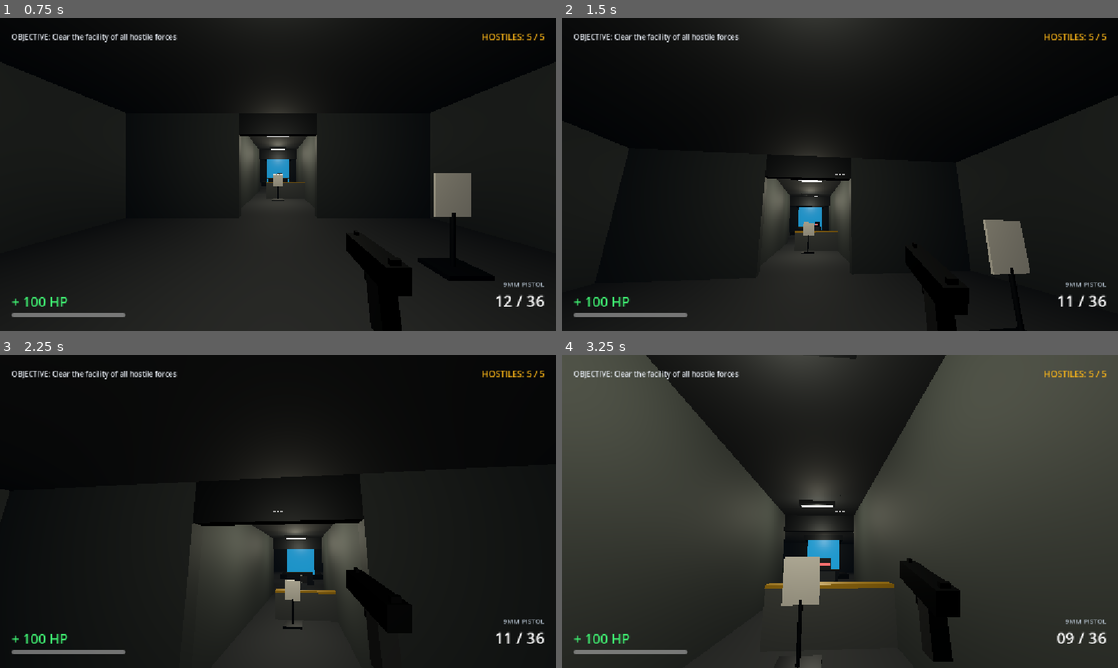
Above: before the commit, frames 1-4 (two rows, left to right).
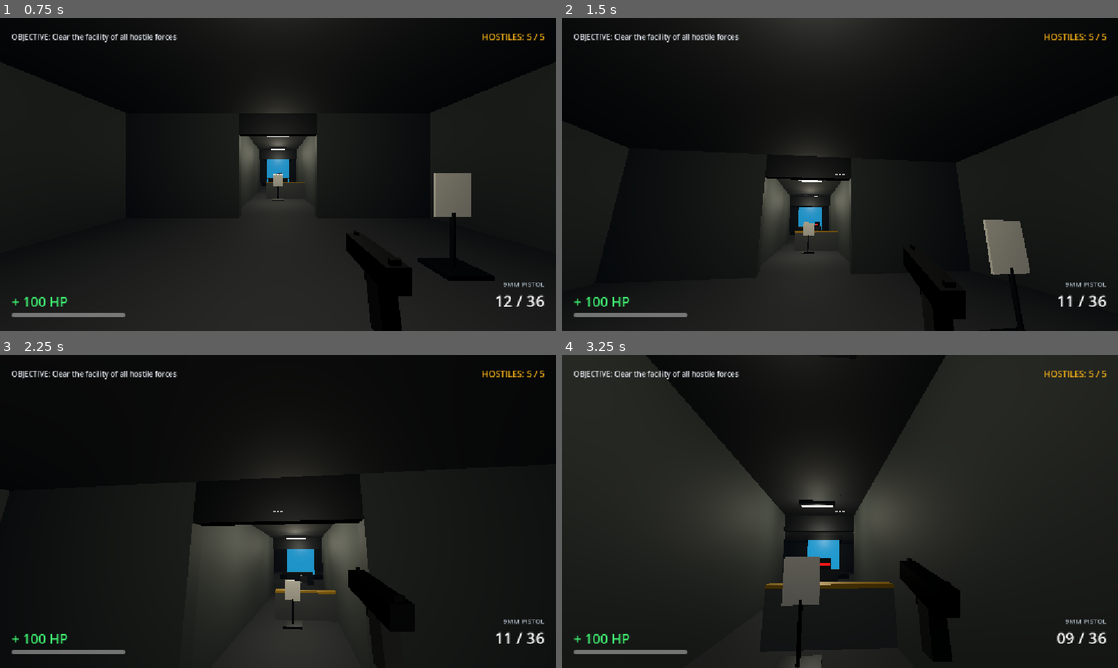
Above: after the commit, the same moments.

Repository: ProgrammerZain/OperationLastStand
Game: Godot game, scene res://scenes/ui/main_menu.tscn
Same seed, same stepped clock (60 frames per second), same inputs: the game is played once before the commit and once after it.
Inputs (mouse positions are in pixels of both pictures, inside the frame that each line leads up to):
- Up to frame 1 (0.75 s): click "START MISSION" at 0.5 s
- Up to frame 2 (1.5 s): tap Enter at 1.25 s; move the mouse to (867, 174) at 1.27 s; press the mouse at (867, 174) at 1.28 s; hold W (move_forward) from 1.28 s (still down)
- Up to frame 3 (2.25 s): keep holding W (move_forward); tap Space (jump) at 1.52 s; tap Shift (sprint) at 1.55, 2.1 s; move the mouse to (250, 511) at 2.02 s; release the mouse at (250, 511) at 2.03 s
- Up to frame 4 (3.25 s): keep holding W (move_forward); tap Space (jump) at 2.27 s; click (812, 511) at 2.3 s; move the mouse to (851, 505) at 2.77 s; press the mouse at (851, 505) at 2.78 s; tap Shift (sprint) at 3.05 s

Frame 1 is identical in both runs. In frame 2, less than 0.1% of the frame differs, in the area x 45-73%, y 65-100%; in frame 3, 0.1%; in frame 4, 37%, in the area x 0-100%, y 0-96%.
Error before the commit: Invalid call to function 'take_damage' in base 'StaticBody3D (ShootingTarget)'. Expected 3 argument(s). (res://scenes/enemies/enemy_soldier.gd:209)
Error after the commit: Invalid call to function 'take_damage' in base 'StaticBody3D (ShootingTarget)'. Expected 3 argument(s). (res://scenes/enemies/enemy_soldier.gd:223)

Commit message:
feat: Implement the final polish milestone(6).

Diff:
--- a/scenes/enemies/enemy_soldier.gd
+++ b/scenes/enemies/enemy_soldier.gd
@@ -27,6 +27,8 @@
 @onready var visuals: Node3D = $Visuals
 @onready var torso_mesh: MeshInstance3D = $Visuals/Torso
 @onready var visor_mesh: MeshInstance3D = $Visuals/Head/Visor
+@onready var leg_l: MeshInstance3D = $Visuals/LegL
+@onready var leg_r: MeshInstance3D = $Visuals/LegR
 @onready var muzzle_flash: Node3D = $Visuals/Weapon/MuzzleFlash
 @onready var audio_shoot: AudioStreamPlayer3D = $AudioShoot
 @onready var audio_hurt: AudioStreamPlayer3D = $AudioHurt
@@ -44,6 +46,12 @@
 var path_update_timer: float = 0.0
 var flash_timer: SceneTreeTimer = null
 var default_torso_mat: Material
+var active_visor_mat: StandardMaterial3D = null
+
+# Polish & Animation State
+var walk_time: float = 0.0
+var flinch_rot: Vector3 = Vector3.ZERO
+var flinch_pos: Vector3 = Vector3.ZERO
 
 func _ready() -> void:
 	current_health = max_health
@@ -51,6 +59,11 @@
 
 	if torso_mesh:
 		default_torso_mat = torso_mesh.get_active_material(0)
+	if visor_mesh:
+		var base_mat = visor_mesh.get_active_material(0)
+		if base_mat:
+			active_visor_mat = base_mat.duplicate() as StandardMaterial3D
+			visor_mesh.material_override = active_visor_mat
 	if muzzle_flash:
 		muzzle_flash.visible = false
 
@@ -86,6 +99,7 @@
 			_process_attack(delta)
 
 	move_and_slide()
+	_animate_visuals(delta)
 
 # ================= STATE: PATROL =================
 func _process_patrol(delta: float) -> void:
@@ -243,6 +257,41 @@
 	# If no world obstacle intersects, LOS is clear
 	return result.is_empty()
 
+func _animate_visuals(delta: float) -> void:
+	# Flinch recovery
+	flinch_rot = flinch_rot.lerp(Vector3.ZERO, 10.0 * delta)
+	flinch_pos = flinch_pos.lerp(Vector3.ZERO, 10.0 * delta)
+	visuals.rotation = flinch_rot
+	visuals.position = flinch_pos
+
+	# Procedural walk animation
+	var horizontal_speed: float = Vector2(velocity.x, velocity.z).length()
+	if horizontal_speed > 0.1 and is_on_floor():
+		var cycle_speed: float = 10.0 if current_state == State.CHASE else 6.0
+		walk_time += delta * cycle_speed
+		if leg_l:
+			leg_l.rotation.x = sin(walk_time) * deg_to_rad(28.0)
+		if leg_r:
+			leg_r.rotation.x = -sin(walk_time) * deg_to_rad(28.0)
+		if torso_mesh:
+			torso_mesh.position.y = 1.05 + abs(sin(walk_time)) * 0.03
+	else:
+		walk_time = 0.0
+		if leg_l:
+			leg_l.rotation.x = lerpf(leg_l.rotation.x, 0.0, 10.0 * delta)
+		if leg_r:
+			leg_r.rotation.x = lerpf(leg_r.rotation.x, 0.0, 10.0 * delta)
+		if torso_mesh:
+			torso_mesh.position.y = lerpf(torso_mesh.position.y, 1.05, 10.0 * delta)
+
+	# Visor emission pulse during alert states
+	if visor_mesh and active_visor_mat:
+		if current_state == State.CHASE or current_state == State.ATTACK:
+			var pulse: float = 1.2 + 0.8 * sin(Time.get_ticks_msec() * 0.009)
+			active_visor_mat.emission_energy_multiplier = pulse
+		else:
+			active_visor_mat.emission_energy_multiplier = 0.8
+
 func take_damage(amount: float, _hit_pos: Vector3 = Vector3.ZERO, _hit_normal: Vector3 = Vector3.UP) -> void:
 	if current_state == State.DEAD:
 		return
@@ -259,8 +308,14 @@
 		audio_hurt.pitch_scale = randf_range(0.95, 1.1)
 		audio_hurt.play()
 
-	# Visual damage flash
+	# Visual damage flash & flinch stagger
 	_flash_red()
+	flinch_rot = Vector3(
+		randf_range(-0.20, -0.08),
+		randf_range(-0.12, 0.12),
+		randf_range(-0.16, 0.16)
+	)
+	flinch_pos = Vector3(0.0, 0.0, 0.08)
 
 	if current_health <= 0.0:
 		die()
@@ -293,8 +348,8 @@
 
 	# Collapse backward onto floor
 	if visuals:
-		visuals.rotation.x = -deg_to_rad(85.0)
-		visuals.position.y = -0.7
+		visuals.rotation = Vector3(-deg_to_rad(85.0), 0.0, 0.0)
+		visuals.position = Vector3(0.0, -0.7, 0.0)
 
 	print("[ENEMY KILLED] Enemy eliminated!")
 	enemy_died.emit(self)
--- a/scenes/levels/facility_level.gd
+++ b/scenes/levels/facility_level.gd
@@ -3,6 +3,9 @@
 
 @onready var nav_region: NavigationRegion3D = $NavigationRegion3D
 @onready var enemies_container: Node3D = $Enemies
+@onready var flickering_light: OmniLight3D = get_node_or_null("LightFixtures/Light_Corridor_1/OmniLight3D")
+
+var flicker_timer: float = 0.0
 
 func _ready() -> void:
 	# Ensure navigation mesh is synchronized
@@ -13,3 +16,18 @@
 	if enemies_container:
 		var enemies: Array = enemies_container.get_children()
 		GameManager.register_level_enemies(enemies)
+
+func _exit_tree() -> void:
+	var amb: AudioStreamPlayer = get_node_or_null("AmbientAudio") as AudioStreamPlayer
+	if amb:
+		amb.stop()
+
+func _process(delta: float) -> void:
+	if flickering_light:
+		flicker_timer -= delta
+		if flicker_timer <= 0.0:
+			flicker_timer = randf_range(0.08, 0.28)
+			if randf() > 0.82:
+				flickering_light.light_energy = randf_range(0.2, 0.6)
+			else:
+				flickering_light.light_energy = 1.4
--- a/scenes/levels/facility_level.tscn
+++ b/scenes/levels/facility_level.tscn
@@ -18,6 +18,7 @@
 [ext_resource type="PackedScene" path="res://scenes/ui/pause_menu.tscn" id="16_pause"]
 [ext_resource type="PackedScene" path="res://scenes/ui/victory_screen.tscn" id="17_victory"]
 [ext_resource type="PackedScene" path="res://scenes/ui/game_over_screen.tscn" id="18_game_over"]
+[ext_resource type="AudioStream" path="res://assets/audio/music/bunker_ambience.wav" id="19_ambience"]
 
 [sub_resource type="Environment" id="Environment_main"]
 background_mode = 1
@@ -35,7 +36,7 @@
 cell_size = 0.25
 cell_height = 0.25
 agent_radius = 0.5
-agent_height = 1.8
+agent_height = 2.0
 agent_max_climb = 0.5
 agent_max_slope = 45.0
 geometry_parsed_geometry_type = 1
@@ -877,3 +878,9 @@
 [node name="VictoryScreen" parent="UI" instance=ExtResource("17_victory")]
 
 [node name="GameOverScreen" parent="UI" instance=ExtResource("18_game_over")]
+
+[node name="AmbientAudio" type="AudioStreamPlayer" parent="."]
+stream = ExtResource("19_ambience")
+autoplay = true
+volume_db = -8.0
+bus = &"Master"
--- a/scenes/player/player.gd
+++ b/scenes/player/player.gd
@@ -35,6 +35,7 @@
 @onready var camera: Camera3D = $Head/Camera3D
 @onready var weapon_mount: Node3D = $Head/WeaponMount
 @onready var collision_shape: CollisionShape3D = $CollisionShape3D
+@onready var audio_footstep: AudioStreamPlayer3D = $AudioFootstep
 
 # State
 var current_health: float = 100.0
@@ -46,6 +47,7 @@
 var mouse_captured: bool = false
 var bob_phase: float = 0.0
 var default_camera_y: float = 0.0
+var step_timer: float = 0.0
 
 func _ready() -> void:
 	add_to_group("player")
@@ -88,6 +90,8 @@
 			deg_to_rad(min_pitch_deg),
 			deg_to_rad(max_pitch_deg)
 		)
+		if current_weapon and current_weapon.has_method("apply_sway"):
+			current_weapon.apply_sway(event.relative)
 		return
 
 	# Mouse capture on window click
@@ -145,9 +149,22 @@
 	var target_fov: float = sprint_fov if (is_sprinting and velocity.length() > walk_speed) else base_fov
 	camera.fov = lerpf(camera.fov, target_fov, fov_change_speed * delta)
 
+	var horizontal_vel: Vector2 = Vector2(velocity.x, velocity.z)
+
+	# Footsteps audio
+	var is_moving_on_floor: bool = is_on_floor() and horizontal_vel.length() > 0.5
+	if is_moving_on_floor:
+		var step_interval: float = 0.32 if is_sprinting else 0.48
+		step_timer += delta * (horizontal_vel.length() / (sprint_speed if is_sprinting else walk_speed))
+		if step_timer >= step_interval:
+			step_timer = 0.0
+			_play_footstep()
+	else:
+		step_timer = 0.25
+
+	# Head Bobbing
 	if bob_enabled:
-		var horizontal_vel: Vector2 = Vector2(velocity.x, velocity.z)
-		if is_on_floor() and horizontal_vel.length() > 0.2:
+		if is_moving_on_floor:
 			var speed_factor: float = 1.3 if is_sprinting else 1.0
 			bob_phase += delta * bob_frequency * speed_factor * (horizontal_vel.length() / walk_speed)
 			camera.position.y = default_camera_y + sin(bob_phase * TAU) * bob_amplitude
@@ -157,6 +174,11 @@
 			camera.position.y = lerpf(camera.position.y, default_camera_y, 10.0 * delta)
 			camera.position.x = lerpf(camera.position.x, 0.0, 10.0 * delta)
 
+func _play_footstep() -> void:
+	if audio_footstep:
+		audio_footstep.pitch_scale = randf_range(0.88, 1.12)
+		audio_footstep.play()
+
 func take_damage(amount: float) -> void:
 	if not is_alive:
 		return
--- a/scenes/player/player.tscn
+++ b/scenes/player/player.tscn
@@ -2,6 +2,7 @@
 
 [ext_resource type="Script" path="res://scenes/player/player.gd" id="1_script"]
 [ext_resource type="PackedScene" path="res://scenes/weapons/pistol.tscn" id="2_pistol"]
+[ext_resource type="AudioStream" path="res://assets/audio/sfx/footstep.wav" id="3_footstep"]
 
 [sub_resource type="CapsuleShape3D" id="CapsuleShape3D_player"]
 radius = 0.45
@@ -29,3 +30,9 @@
 transform = Transform3D(1, 0, 0, 0, 1, 0, 0, 0, 1, 0.22, -0.22, -0.42)
 
 [node name="Pistol" parent="Head/WeaponMount" instance=ExtResource("2_pistol")]
+
+[node name="AudioFootstep" type="AudioStreamPlayer3D" parent="."]
+stream = ExtResource("3_footstep")
+volume_db = -10.0
+max_distance = 20.0
+bus = &"Master"
--- a/scenes/ui/hud.gd
+++ b/scenes/ui/hud.gd
@@ -7,6 +7,8 @@
 
 # Center UI references
 @onready var reticle_center: ColorRect = $Crosshair/ReticleCenter
+@onready var hitmarker: Control = $Crosshair/Hitmarker
+@onready var audio_hitmarker: AudioStreamPlayer = $AudioHitmarker
 
 # Bottom-Left Health references
 @onready var health_label: Label = $BottomLeft/HealthBox/HealthLabel
@@ -69,3 +71,12 @@
 		damage_overlay.modulate = Color(1.0, 1.0, 1.0, 0.5)
 		var tween = create_tween()
 		tween.tween_property(damage_overlay, "modulate:a", 0.0, 0.25)
+
+func show_hitmarker() -> void:
+	if hitmarker:
+		hitmarker.modulate.a = 1.0
+		var tween = create_tween()
+		tween.tween_property(hitmarker, "modulate:a", 0.0, 0.12)
+	if audio_hitmarker:
+		audio_hitmarker.pitch_scale = randf_range(0.95, 1.05)
+		audio_hitmarker.play()
--- a/scenes/ui/hud.tscn
+++ b/scenes/ui/hud.tscn
@@ -1,6 +1,7 @@
 [gd_scene format=3]
 
 [ext_resource type="Script" path="res://scenes/ui/hud.gd" id="1_script"]
+[ext_resource type="AudioStream" path="res://assets/audio/sfx/hitmarker.wav" id="2_hitmarker_sfx"]
 
 [node name="GameHUD" type="CanvasLayer"]
 script = ExtResource("1_script")
@@ -148,6 +149,90 @@
 mouse_filter = 2
 color = Color(1, 1, 1, 0.6)
 
+[node name="Hitmarker" type="Control" parent="Crosshair"]
+modulate = Color(1, 1, 1, 0)
+layout_mode = 1
+anchors_preset = 8
+anchor_left = 0.5
+anchor_top = 0.5
+anchor_right = 0.5
+anchor_bottom = 0.5
+grow_horizontal = 2
+grow_vertical = 2
+mouse_filter = 2
+
+[node name="TickNW" type="ColorRect" parent="Crosshair/Hitmarker"]
+layout_mode = 1
+anchors_preset = 8
+anchor_left = 0.5
+anchor_top = 0.5
+anchor_right = 0.5
+anchor_bottom = 0.5
+offset_left = -9.0
+offset_top = -9.0
+offset_right = -4.0
+offset_bottom = -7.0
+grow_horizontal = 2
+grow_vertical = 2
+rotation = 0.785398
+mouse_filter = 2
+color = Color(1, 0.2, 0.2, 0.95)
+
+[node name="TickNE" type="ColorRect" parent="Crosshair/Hitmarker"]
+layout_mode = 1
+anchors_preset = 8
+anchor_left = 0.5
+anchor_top = 0.5
+anchor_right = 0.5
+anchor_bottom = 0.5
+offset_left = 4.0
+offset_top = -8.0
+offset_right = 9.0
+offset_bottom = -6.0
+grow_horizontal = 2
+grow_vertical = 2
+rotation = -0.785398
+mouse_filter = 2
+color = Color(1, 0.2, 0.2, 0.95)
+
+[node name="TickSW" type="ColorRect" parent="Crosshair/Hitmarker"]
+layout_mode = 1
+anchors_preset = 8
+anchor_left = 0.5
+anchor_top = 0.5
+anchor_right = 0.5
+anchor_bottom = 0.5
+offset_left = -8.0
+offset_top = 5.0
+offset_right = -3.0
+offset_bottom = 7.0
+grow_horizontal = 2
+grow_vertical = 2
+rotation = -0.785398
+mouse_filter = 2
+color = Color(1, 0.2, 0.2, 0.95)
+
+[node name="TickSE" type="ColorRect" parent="Crosshair/Hitmarker"]
+layout_mode = 1
+anchors_preset = 8
+anchor_left = 0.5
+anchor_top = 0.5
+anchor_right = 0.5
+anchor_bottom = 0.5
+offset_left = 5.0
+offset_top = 4.0
+offset_right = 10.0
+offset_bottom = 6.0
+grow_horizontal = 2
+grow_vertical = 2
+rotation = 0.785398
+mouse_filter = 2
+color = Color(1, 0.2, 0.2, 0.95)
+
+[node name="AudioHitmarker" type="AudioStreamPlayer" parent="."]
+stream = ExtResource("2_hitmarker_sfx")
+volume_db = -4.0
+
 [node name="BottomLeft" type="MarginContainer" parent="."]
 anchors_preset = 2
 anchor_top = 1.0
--- /dev/null
+++ b/scenes/weapons/bullet_tracer.gd
@@ -0,0 +1,13 @@
+extends Node3D
+
+func init_tracer(from_pos: Vector3, to_pos: Vector3) -> void:
+	global_position = from_pos
+	var distance: float = from_pos.distance_to(to_pos)
+	if distance > 0.1:
+		look_at(to_pos, Vector3.UP)
+		scale.z = distance
+
+	var tween = create_tween()
+	tween.tween_property(self, "scale:x", 0.0, 0.06)
+	tween.parallel().tween_property(self, "scale:y", 0.0, 0.06)
+	tween.tween_callback(queue_free)
--- /dev/null
+++ b/scenes/weapons/bullet_tracer.tscn
@@ -0,0 +1,15 @@
+[gd_scene format=3]
+
+[ext_resource type="Script" path="res://scenes/weapons/bullet_tracer.gd" id="1_script"]
+[ext_resource type="Material" path="res://assets/materials/mat_spark.tres" id="2_mat"]
+
+[sub_resource type="BoxMesh" id="BoxMesh_tracer"]
+material = ExtResource("2_mat")
+size = Vector3(0.015, 0.015, 1.0)
+
+[node name="BulletTracer" type="Node3D"]
+script = ExtResource("1_script")
+
+[node name="MeshInstance3D" type="MeshInstance3D" parent="."]
+transform = Transform3D(1, 0, 0, 0, 1, 0, 0, 0, 1, 0, 0, -0.5)
+mesh = SubResource("BoxMesh_tracer")
--- a/scenes/weapons/weapon_base.gd
+++ b/scenes/weapons/weapon_base.gd
@@ -1,7 +1,6 @@
 class_name WeaponBase
 extends Node3D
 
-## Signals for UI and audio systems
 signal fired(current_ammo: int, max_ammo: int)
 signal reloaded(current_ammo: int, reserve_ammo: int)
 signal ammo_changed(current_ammo: int, reserve_ammo: int)
@@ -12,28 +11,29 @@
 @export_group("Weapon Properties")
 @export var weapon_name: String = "BaseWeapon"
 @export var damage: float = 25.0
-@export var fire_rate: float = 0.22       ## Seconds between shots
+@export var fire_rate: float = 0.2
 @export var magazine_capacity: int = 12
 @export var current_ammo: int = 12
 @export var reserve_ammo: int = 36
 @export var max_reserve_ammo: int = 48
-@export var reload_time: float = 1.35     ## Seconds to reload
+@export var reload_time: float = 1.35
 @export var max_range: float = 100.0
 
 @export_group("Recoil & Feel")
-@export var recoil_position_kick: Vector3 = Vector3(0.0, 0.012, 0.045)
-@export var recoil_rotation_kick: Vector3 = Vector3(0.14, 0.015, 0.0)
-@export var recoil_recovery_speed: float = 16.0
+@export var recoil_position_kick: Vector3 = Vector3(0.0, 0.015, 0.055)
+@export var recoil_rotation_kick: Vector3 = Vector3(0.16, 0.02, -0.01)
+@export var recoil_recovery_speed: float = 14.0
+@export var sway_amount: float = 0.0018
+@export var max_sway: float = 0.035
 
-# Timers & State
 var can_fire: bool = true
 var is_reloading: bool = false
 
-# Transform caching for procedural recoil
 var base_position: Vector3
 var base_rotation: Vector3
 var target_recoil_pos: Vector3 = Vector3.ZERO
 var target_recoil_rot: Vector3 = Vector3.ZERO
+var sway_offset: Vector3 = Vector3.ZERO
 
 func _ready() -> void:
 	base_position = position
@@ -41,12 +41,16 @@
 	emit_signal("ammo_changed", current_ammo, reserve_ammo)
 
 func _process(delta: float) -> void:
-	# Smoothly recover from recoil back to base rest transform
 	target_recoil_pos = target_recoil_pos.lerp(Vector3.ZERO, recoil_recovery_speed * delta)
 	target_recoil_rot = target_recoil_rot.lerp(Vector3.ZERO, recoil_recovery_speed * delta)
+	sway_offset = sway_offset.lerp(Vector3.ZERO, 8.0 * delta)
 
-	position = base_position + target_recoil_pos
+	position = base_position + target_recoil_pos + sway_offset
 	rotation = base_rotation + target_recoil_rot
+
+func apply_sway(mouse_relative: Vector2) -> void:
+	sway_offset.x = clampf(sway_offset.x - mouse_relative.x * sway_amount, -max_sway, max_sway)
+	sway_offset.y = clampf(sway_offset.y + mouse_relative.y * sway_amount, -max_sway, max_sway)
 
 func can_shoot() -> bool:
 	return can_fire and not is_reloading and current_ammo > 0
@@ -58,24 +62,18 @@
 			_on_dry_fire()
 		return false
 
-	# Deduct ammunition
 	current_ammo -= 1
 	can_fire = false
 
-	# Visual & sound feedback
 	_apply_recoil()
 	_on_fire_feedback()
-
-	# Perform hitscan raycast
 	_perform_hitscan()
 
 	emit_signal("fired", current_ammo, magazine_capacity)
 	emit_signal("ammo_changed", current_ammo, reserve_ammo)
 
-	# Start cooldown timer
 	var fire_timer: SceneTreeTimer = get_tree().create_timer(fire_rate)
 	fire_timer.timeout.connect(_on_fire_cooldown_finished)
-
 	return true
 
 func reload() -> void:
@@ -86,9 +84,8 @@
 	emit_signal("reload_started", reload_time)
 	_on_reload_feedback()
 
-	# Slight weapon dip during reload
-	target_recoil_pos += Vector3(0.0, -0.05, -0.02)
-	target_recoil_rot += Vector3(-0.25, 0.0, 0.0)
+	target_recoil_pos += Vector3(0.0, -0.06, -0.03)
+	target_recoil_rot += Vector3(-0.28, 0.05, -0.08)
 
 	var reload_timer: SceneTreeTimer = get_tree().create_timer(reload_time)
 	reload_timer.timeout.connect(_on_reload_finished)
@@ -124,15 +121,18 @@
 
 	var space_state: PhysicsDirectSpaceState3D = get_world_3d().direct_space_state
 	var query: PhysicsRayQueryParameters3D = PhysicsRayQueryParameters3D.create(origin, end)
-	# Collision masks: Layer 1 (World), Layer 3 (Enemies/Entities), Layer 4 (Targets)
 	query.collision_mask = 1 | 4 | 8
 
-	# Exclude player
 	var player_node: Node = _find_player_parent()
 	if player_node:
 		query.exclude = [player_node]
 
 	var result: Dictionary = space_state.intersect_ray(query)
+	var hit_point: Vector3 = result.get("position", end)
+
+	# Spawn bullet tracer from weapon muzzle to hit point
+	_spawn_tracer(global_position + (-global_transform.basis.z * 0.25), hit_point)
+
 	if result and not result.is_empty():
 		_handle_hit(result)
 	return result
@@ -142,14 +142,28 @@
 	var hit_pos: Vector3 = hit_info.get("position", Vector3.ZERO)
 	var hit_normal: Vector3 = hit_info.get("normal", Vector3.UP)
 
+	var did_hit_target: bool = false
 	if collider:
 		if collider.has_method("take_damage"):
 			collider.take_damage(damage, hit_pos, hit_normal)
+			did_hit_target = true
 		elif collider.get_parent() and collider.get_parent().has_method("take_damage"):
 			collider.get_parent().take_damage(damage, hit_pos, hit_normal)
+			did_hit_target = true
 
-	# Spawn impact spark/decal
+	if did_hit_target:
+		var hud = get_tree().get_first_node_in_group("hud") as GameHUD
+		if hud and hud.has_method("show_hitmarker"):
+			hud.show_hitmarker()
+
 	_spawn_impact_effect(hit_pos, hit_normal)
+
+func _spawn_tracer(from_pos: Vector3, to_pos: Vector3) -> void:
+	var tracer_scene = load("res://scenes/weapons/bullet_tracer.tscn")
+	if tracer_scene:
+		var tracer = tracer_scene.instantiate()
+		get_tree().root.add_child(tracer)
+		tracer.init_tracer(from_pos, to_pos)
 
 func _spawn_impact_effect(hit_pos: Vector3, hit_normal: Vector3) -> void:
 	var decal_scene = load("res://scenes/weapons/bullet_decal.tscn")
@@ -168,7 +182,6 @@
 		cur = cur.get_parent()
 	return null
 
-# Virtual hooks for derived weapon implementations
 func _on_fire_feedback() -> void:
 	pass
 
--- /dev/null
+++ b/tests/test_runner.gd
@@ -0,0 +1,69 @@
+extends Node
+
+func _ready() -> void:
+	print("--- BEGINNING FULL GAMEPLAY & POLISH VERIFICATION (SCENE MODE) ---")
+	call_deferred("_run_tests")
+
+func _run_tests() -> void:
+	# 1. Verify scenes load properly
+	var level_scene: PackedScene = load("res://scenes/levels/facility_level.tscn")
+	assert(level_scene != null, "Failed to load facility_level.tscn")
+	var level: Node = level_scene.instantiate()
+	add_child(level)
+	await get_tree().physics_frame
+	await get_tree().physics_frame
+	print("[PASS] FacilityLevel instantiated and added to tree.")
+
+	# 2. Verify Player and Weapon
+	var player: Player = level.get_node_or_null("Player") as Player
+	assert(player != null, "Player node not found in level")
+	assert(player.current_weapon != null, "Player has no weapon equipped")
+	var weapon: WeaponBase = player.current_weapon
+	assert(weapon.current_ammo == 12, "Initial ammo should be 12")
+	assert(weapon.reserve_ammo == 36, "Initial reserve should be 36")
+	print("[PASS] Player and Pistol initialized with 12/36 ammo.")
+
+	# 3. Verify Weapon Fire & Sway
+	weapon.apply_sway(Vector2(10.0, -5.0))
+	assert(abs(weapon.sway_offset.x) > 0.0, "Weapon sway did not apply")
+	var fired: bool = weapon.fire()
+	assert(fired, "Weapon should fire successfully")
+	assert(weapon.current_ammo == 11, "Ammo should decrement to 11")
+	print("[PASS] Weapon sway and firing verified.")
+
+	# 4. Verify Enemy reactions
+	var enemies_node: Node = level.get_node_or_null("Enemies")
+	assert(enemies_node != null and enemies_node.get_child_count() > 0, "No enemies found")
+	var enemy: EnemySoldier = enemies_node.get_child(0) as EnemySoldier
+	assert(enemy != null, "Enemy instance invalid")
+	var initial_hp: float = enemy.current_health
+
+	enemy.take_damage(25.0)
+	assert(enemy.current_health == initial_hp - 25.0, "Enemy HP should decrease by 25")
+	assert(enemy.current_state == EnemySoldier.State.CHASE, "Enemy should transition to CHASE on damage")
+	print("[PASS] Enemy take_damage, flinch, and state transition verified.")
+
+	# 5. Verify HUD Hitmarker
+	var hud: GameHUD = get_tree().get_first_node_in_group("hud") as GameHUD
+	assert(hud != null, "HUD not found")
+	assert(hud.has_method("show_hitmarker"), "HUD missing show_hitmarker method")
+	hud.show_hitmarker()
+	assert(hud.hitmarker.modulate.a > 0.5, "Hitmarker should become visible")
+	print("[PASS] HUD hitmarker visual feedback verified.")
+
+	# 6. Verify Enemy Elimination & GameManager
+	var initial_remaining: int = GameManager.remaining_enemies
+	enemy.die()
+	await get_tree().physics_frame
+	assert(GameManager.remaining_enemies == initial_remaining - 1, "Remaining enemies should decrement")
+	print("[PASS] Enemy death and hostile counter decrement verified.")
+
+	# 7. Verify Player Damage
+	player.take_damage(30.0)
+	assert(player.current_health == 70.0, "Player HP should decrease to 70")
+	print("[PASS] Player damage and HUD health update verified.")
+
+	print("--- ALL 7/7 TESTS PASSED SUCCESSFULLY! ---")
+	level.queue_free()
+	await get_tree().physics_frame
+	get_tree().quit(0)
--- /dev/null
+++ b/tests/test_runner.tscn
@@ -0,0 +1,6 @@
+[gd_scene load_steps=2 format=3]
+
+[ext_resource type="Script" path="res://tests/test_runner.gd" id="1_test"]
+
+[node name="TestRunner" type="Node"]
+script = ExtResource("1_test")
Not shown, added: assets/audio/music/bunker_ambience.wav.import
Not shown, added: assets/audio/sfx/footstep.wav.import
Not shown, added: assets/audio/sfx/hitmarker.wav.import
Not shown, added: export_presets.cfg
Not shown: 1 places in scenes/levels/facility_level.tscn that only renumber resources
Not shown, added: scenes/weapons/bullet_tracer.gd.uid
Not shown, added: tests/test_runner.gd.uid
Not shown, changed: DEVELOPMENT_PLAN.md
Not shown, added: assets/audio/music/bunker_ambience.wav
Not shown, added: assets/audio/sfx/footstep.wav
Not shown, added: assets/audio/sfx/hitmarker.wav
